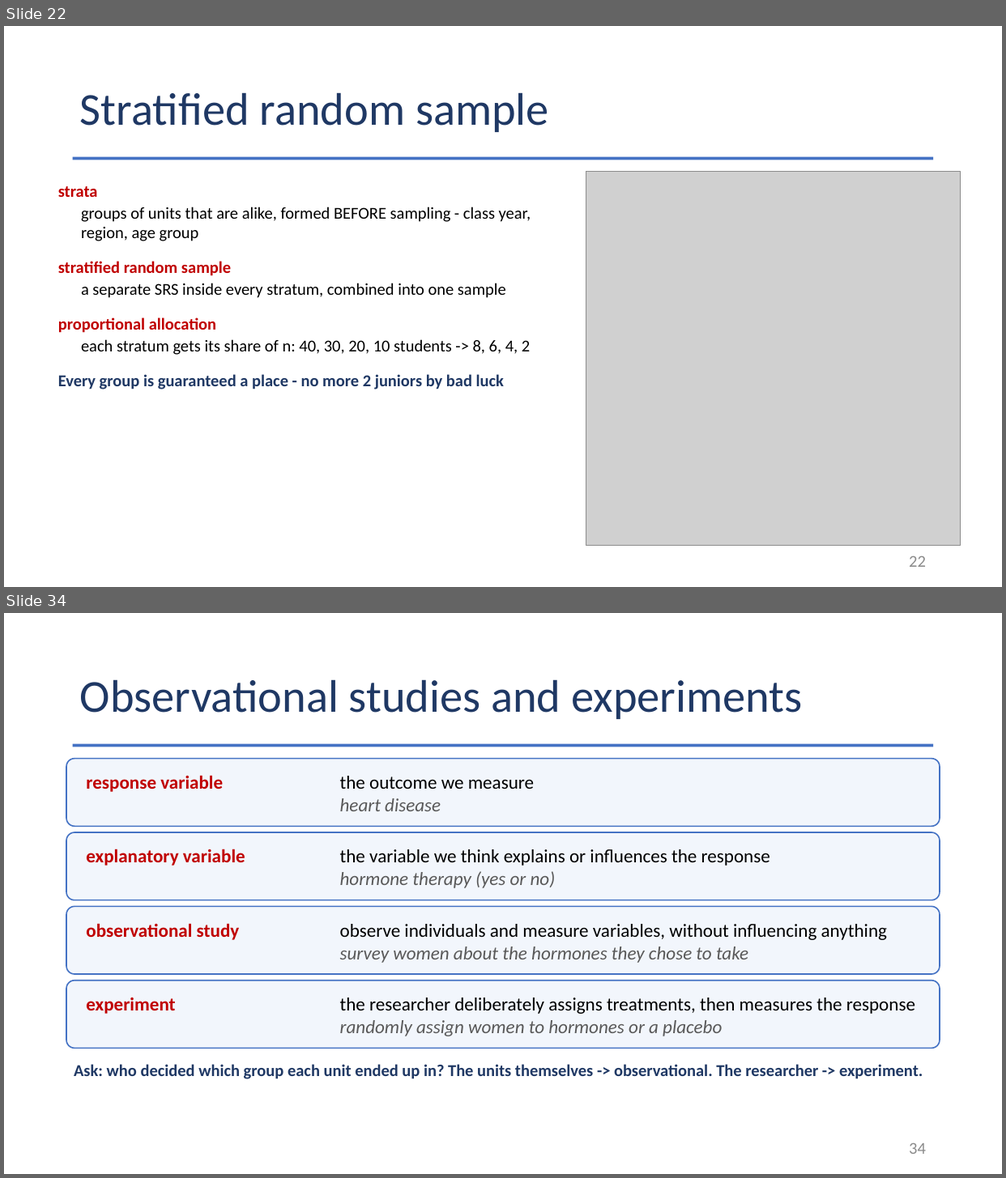
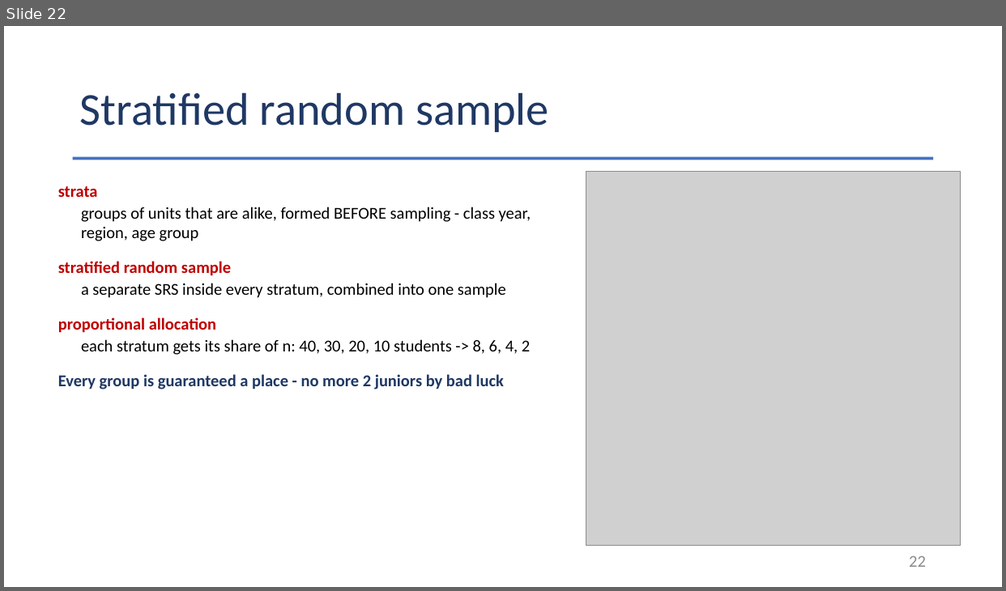
Before and after one commit to Jarred6068/Kvamme_UI_STAT251, a slide deck: docs/lecture_slides/Week 4/Week4_Lecture8_Slides_9_14_2026.pptx. Shown one above the other, each under a label of ours: slides 22 and 34 before the commit, slide 22 after it; the slides between them are not shown. The pictures are 1006x1178 and 1006x591 pixels, drawn with LibreOffice and Linux fonts; fonts in the diff are those of the drawing; grey boxes stand for pictures. Boxes give left, top, right and bottom in pixels: in the first picture for what was removed or moved away, otherwise in the second. Text is boxed around its words. In the diff, an @@ line names an element or a change of style, - is before the commit and + after.

```diff
--- a/docs/lecture_slides/Week 4/Week4_Lecture8_Slides_9_14_2026.pptx
+++ b/docs/lecture_slides/Week 4/Week4_Lecture8_Slides_9_14_2026.pptx
@@ slide 34 removed at (x1=4, y1=613, x2=1002, y2=1174), background #FFFFFF @@
@@ title removed at (x1=80, y1=679, x2=802, y2=719) @@
-Observational studies and experiments
@@ rounded rectangle removed at (x1=66, y1=758, x2=940, y2=826) @@
@@ rectangle removed at (x1=73, y1=744, x2=934, y2=747) @@
@@ text removed at (x1=86, y1=775, x2=223, y2=792) @@
-response variable
@@ text removed at (x1=340, y1=776, x2=534, y2=811) @@
-the outcome we measure
-heart disease
@@ rounded rectangle removed at (x1=66, y1=833, x2=940, y2=901) @@
@@ text removed at (x1=86, y1=849, x2=245, y2=866) @@
-explanatory variable
@@ text removed at (x1=340, y1=850, x2=770, y2=888) @@
-the variable we think explains or influences the response
-hormone therapy (yes or no)
@@ rounded rectangle removed at (x1=66, y1=906, x2=940, y2=974) @@
@@ text removed at (x1=86, y1=923, x2=240, y2=940) @@
-observational study
@@ text removed at (x1=340, y1=924, x2=887, y2=963) @@
-observe individuals and measure variables, without influencing anything
-survey women about the hormones they chose to take
@@ rounded rectangle removed at (x1=66, y1=981, x2=940, y2=1049) @@
@@ text removed at (x1=86, y1=998, x2=175, y2=1014) @@
-experiment
@@ text removed at (x1=340, y1=998, x2=915, y2=1037) @@
-the researcher deliberately assigns treatments, then measures the response
-randomly assign women to hormones or a placebo
@@ text removed at (x1=74, y1=1064, x2=923, y2=1080) @@
-Ask: who decided which group each unit ended up in? The units themselves -> observational. The researcher -> experiment.
@@ page number removed at (x1=909, y1=1144, x2=926, y2=1154) @@
-34
```
Also in this commit, not shown: 30 other slides removed, 12 other files.
